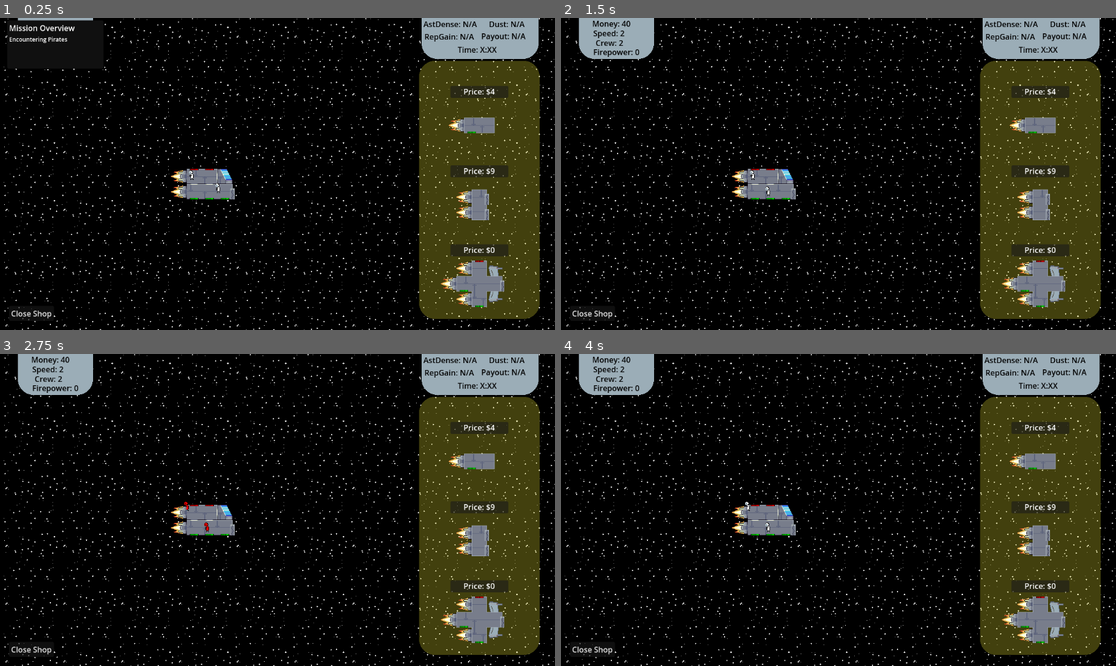
Above: before the commit, frames 1-4 (two rows, left to right).
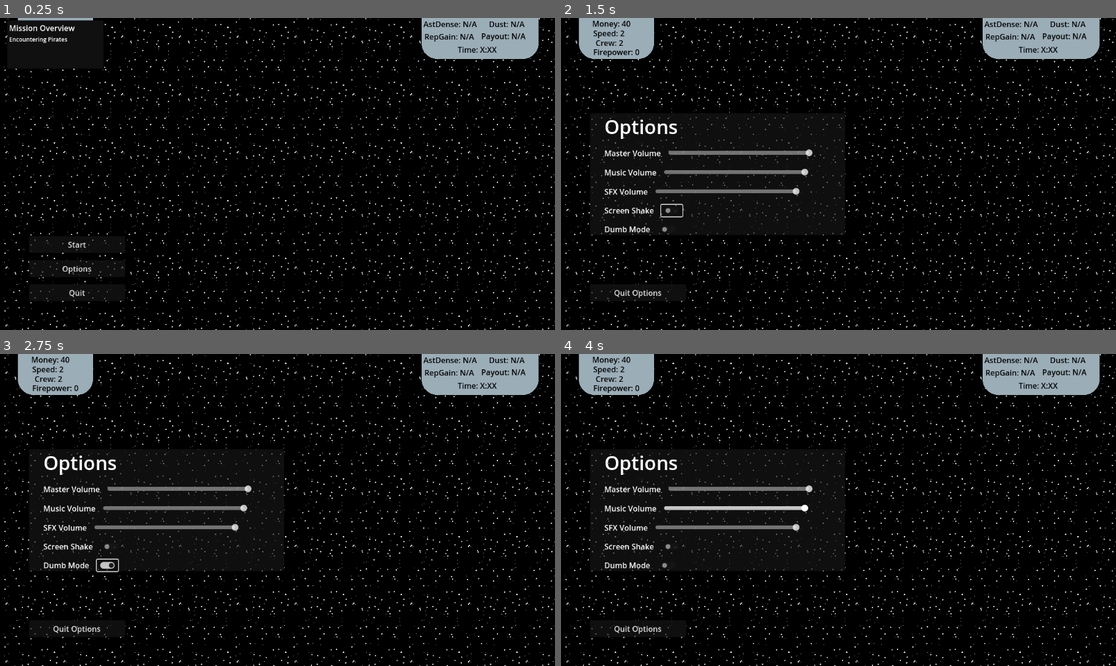
Above: after the commit, the same moments.

Repository: TreadTheDawnGames/GodotWildJam81
Game: Godot game, scene res://game.tscn
Same seed, same stepped clock (60 frames per second), same inputs: the game is played once before the commit and once after it. The engine's default icon, where the game draws it, is replaced by a stand-in: a white triangle on a blue panel in a dark square.
Inputs (mouse positions are in pixels of both pictures, inside the frame that each line leads up to):
- Up to frame 1 (0.25 s): no input
- Up to frame 2 (1.5 s): click (638, 267) at 0.5 s, where only the run after the commit has a clickable "Options"; click (672, 211) at 1.27 s
- Up to frame 3 (2.75 s): click (105, 566) at 2.02 s
- Up to frame 4 (4 s): tap Enter at 2.75 s; drag from (771, 528) to (1032, 460) at 2.77 s; tap Space at 3.5 s; drag from (788, 513) to (1032, 460) at 3.52 s

The runs differ from the first frame. In frame 1, 19% of the frame differs, in the area x 2-98%, y 13-97%; in frame 2, 21%; in frame 3, 21%; in frame 4, 21%.

Commit message:
main menu is created and we've got an options menu

Diff:
--- /dev/null
+++ b/Scenes/UI/MainMenu.tscn
@@ -0,0 +1,44 @@
+[gd_scene load_steps=2 format=3 uid="uid://dyuvros5l54cl"]
+
+[ext_resource type="Script" uid="uid://dxgyg614ibnoc" path="res://Scripts/UI/MainMenu.gd" id="1_g18y6"]
+
+[node name="MainMenu" type="Control"]
+layout_mode = 3
+anchors_preset = 15
+anchor_right = 1.0
+anchor_bottom = 1.0
+grow_horizontal = 2
+grow_vertical = 2
+script = ExtResource("1_g18y6")
+
+[node name="MainMenuContainer" type="VBoxContainer" parent="."]
+top_level = true
+layout_mode = 1
+anchors_preset = 2
+anchor_top = 1.0
+anchor_bottom = 1.0
+offset_left = 60.0
+offset_top = -195.0
+offset_right = 260.0
+offset_bottom = -60.0
+grow_vertical = 0
+theme_override_constants/separation = 15
+
+[node name="StartGameButton" type="Button" parent="MainMenuContainer"]
+custom_minimum_size = Vector2(200, 35)
+layout_mode = 2
+text = "Start"
+
+[node name="OptionsButton" type="Button" parent="MainMenuContainer"]
+custom_minimum_size = Vector2(200, 35)
+layout_mode = 2
+text = "Options"
+
+[node name="QuitGameButton" type="Button" parent="MainMenuContainer"]
+custom_minimum_size = Vector2(200, 35)
+layout_mode = 2
+text = "Quit"
+
+[connection signal="pressed" from="MainMenuContainer/StartGameButton" to="." method="_on_start_game_button_pressed"]
+[connection signal="pressed" from="MainMenuContainer/OptionsButton" to="." method="_on_options_button_pressed"]
+[connection signal="pressed" from="MainMenuContainer/QuitGameButton" to="." method="_on_quit_game_button_pressed"]
--- /dev/null
+++ b/Scenes/UI/Options.tscn
@@ -0,0 +1,137 @@
+[gd_scene load_steps=3 format=3 uid="uid://dxqfrf0bqbnlt"]
+
+[ext_resource type="Script" uid="uid://dsnt447sn7jaw" path="res://Scripts/UI/Options.gd" id="1_h8s0t"]
+[ext_resource type="Script" uid="uid://dwcsbfh4exjvp" path="res://Scripts/UI/VolumeSlider.gd" id="2_tut6h"]
+
+[node name="Options" type="Control"]
+top_level = true
+layout_mode = 3
+anchors_preset = 15
+anchor_right = 1.0
+anchor_bottom = 1.0
+grow_horizontal = 2
+grow_vertical = 2
+script = ExtResource("1_h8s0t")
+
+[node name="PanelContainer" type="PanelContainer" parent="."]
+layout_mode = 1
+anchors_preset = -1
+anchor_top = 0.5
+anchor_bottom = 0.5
+offset_left = 60.0
+offset_top = -125.0
+offset_right = 530.0
+offset_bottom = 125.0
+grow_vertical = 2
+
+[node name="Container" type="MarginContainer" parent="PanelContainer"]
+custom_minimum_size = Vector2(530, 250)
+layout_mode = 2
+size_flags_horizontal = 0
+theme_override_constants/margin_left = 30
+
+[node name="OptionsContainer" type="VBoxContainer" parent="PanelContainer/Container"]
+custom_minimum_size = Vector2(250, 0)
+layout_mode = 2
+size_flags_horizontal = 0
+theme_override_constants/separation = 15
+alignment = 1
+
+[node name="Label" type="Label" parent="PanelContainer/Container/OptionsContainer"]
+layout_mode = 2
+theme_override_font_sizes/font_size = 40
+text = "Options"
+
+[node name="VolumeContainer" type="HBoxContainer" parent="PanelContainer/Container/OptionsContainer"]
+layout_mode = 2
+theme_override_constants/separation = 15
+
+[node name="VolumeLabel" type="Label" parent="PanelContainer/Container/OptionsContainer/VolumeContainer"]
+layout_mode = 2
+text = "Master Volume"
+
+[node name="VolumeSlider" type="HSlider" parent="PanelContainer/Container/OptionsContainer/VolumeContainer"]
+unique_name_in_owner = true
+custom_minimum_size = Vector2(300, 25)
+layout_mode = 2
+max_value = 1.0
+step = 0.001
+script = ExtResource("2_tut6h")
+busName = "Master"
+
+[node name="MusicVolumeContainer" type="HBoxContainer" parent="PanelContainer/Container/OptionsContainer"]
+layout_mode = 2
+theme_override_constants/separation = 15
+
+[node name="MusicVolumeLabel" type="Label" parent="PanelContainer/Container/OptionsContainer/MusicVolumeContainer"]
+layout_mode = 2
+text = "Music Volume"
+
+[node name="MusicVolumeSlider" type="HSlider" parent="PanelContainer/Container/OptionsContainer/MusicVolumeContainer"]
+unique_name_in_owner = true
+custom_minimum_size = Vector2(300, 25)
+layout_mode = 2
+max_value = 1.0
+step = 0.001
+script = ExtResource("2_tut6h")
+busName = "Music"
+
+[node name="SFXVolumeContainer" type="HBoxContainer" parent="PanelContainer/Container/OptionsContainer"]
+layout_mode = 2
+theme_override_constants/separation = 15
+
+[node name="SFXVolumeLabel" type="Label" parent="PanelContainer/Container/OptionsContainer/SFXVolumeContainer"]
+layout_mode = 2
+text = "SFX Volume"
+
+[node name="SFXVolumeSlider" type="HSlider" parent="PanelContainer/Container/OptionsContainer/SFXVolumeContainer"]
+unique_name_in_owner = true
+custom_minimum_size = Vector2(300, 25)
+layout_mode = 2
+max_value = 1.0
+step = 0.001
+script = ExtResource("2_tut6h")
+busName = "SFX"
+
+[node name="ScreenShakeContainer" type="HBoxContainer" parent="PanelContainer/Container/OptionsContainer"]
+layout_mode = 2
+theme_override_constants/separation = 15
+
+[node name="ScreenShakeLabel" type="Label" parent="PanelContainer/Container/OptionsContainer/ScreenShakeContainer"]
+layout_mode = 2
+text = "Screen Shake"
+
+[node name="ScreenShakeToggle" type="CheckButton" parent="PanelContainer/Container/OptionsContainer/ScreenShakeContainer"]
+unique_name_in_owner = true
+layout_mode = 2
+
+[node name="DumbModeContainer" type="HBoxContainer" parent="PanelContainer/Container/OptionsContainer"]
+layout_mode = 2
+theme_override_constants/separation = 15
+
+[node name="DumbModeLabel" type="Label" parent="PanelContainer/Container/OptionsContainer/DumbModeContainer"]
+layout_mode = 2
+text = "Dumb Mode"
+
+[node name="DumbModeToggle" type="CheckButton" parent="PanelContainer/Container/OptionsContainer/DumbModeContainer"]
+unique_name_in_owner = true
+layout_mode = 2
+
+[node name="QuitOptionsButton" type="Button" parent="."]
+top_level = true
+custom_minimum_size = Vector2(200, 35)
+layout_mode = 1
+anchors_preset = -1
+anchor_left = 0.0520833
+anchor_top = 0.853395
+anchor_right = 0.225694
+anchor_bottom = 0.907407
+text = "Quit Options"
+metadata/_edit_use_anchors_ = true
+
+[connection signal="drag_ended" from="PanelContainer/Container/OptionsContainer/VolumeContainer/VolumeSlider" to="." method="_on_volume_slider_drag_ended"]
+[connection signal="drag_ended" from="PanelContainer/Container/OptionsContainer/MusicVolumeContainer/MusicVolumeSlider" to="." method="_on_music_volume_slider_drag_ended"]
+[connection signal="drag_ended" from="PanelContainer/Container/OptionsContainer/SFXVolumeContainer/SFXVolumeSlider" to="." method="_on_sfx_volume_slider_drag_ended"]
+[connection signal="toggled" from="PanelContainer/Container/OptionsContainer/ScreenShakeContainer/ScreenShakeToggle" to="." method="_on_screen_shake_toggle_toggled"]
+[connection signal="toggled" from="PanelContainer/Container/OptionsContainer/DumbModeContainer/DumbModeToggle" to="." method="_on_dumb_mode_toggle_toggled"]
+[connection signal="pressed" from="QuitOptionsButton" to="." method="_on_quit_options_button_pressed"]
--- a/Scenes/UI/SpaceMap.tscn
+++ b/Scenes/UI/SpaceMap.tscn
@@ -41,3 +41,4 @@
 stream = ExtResource("5_6hadx")
 volume_db = -26.324
 autoplay = true
+bus = &"Music"
--- a/Scenes/debug.gd
+++ b/Scenes/debug.gd
@@ -2,6 +2,10 @@
 class_name GameRoot
 
 const shopScene = preload("res://Scenes/ShipBuilder/shipyard.tscn")
+const mainMenuScene = preload("res://Scenes/UI/MainMenu.tscn")
+var mainMenu: MainMenu
+const optionsMenuScene = preload("res://Scenes/UI/Options.tscn")
+var optionsMenu: OptionsMenu
 const LEVEL = preload("res://Scenes/LevelScenes/level.tscn")
 var space_map: SpaceMap
 @onready var shipSpawnMarker: Marker2D = $playerShipSpawn
@@ -12,11 +16,30 @@
 var flightSpeed : int = 1
 
 func _ready():
+	loadGameSettings()
 	get_node("PlayerShip").EnterStorage()
 	ResetMap()
+	TransitionToMainMenu()
 	GlobalPlayerInfo.AddMoney(20)
-	TransitionToShop()
 	Background.StopScroll()
+
+func loadGameSettings():
+	var gameSettings = GameSettings.loadConfigValues()
+	var sfxBusIndex = AudioServer.get_bus_index("SFX")
+	var musicBusIndex = AudioServer.get_bus_index("Music")
+	var masterBusIndex = AudioServer.get_bus_index("Master")
+	AudioServer.set_bus_volume_db(
+		sfxBusIndex,
+		linear_to_db(gameSettings.SFX)
+	)
+	AudioServer.set_bus_volume_db(
+		musicBusIndex,
+		linear_to_db(gameSettings.Music)
+	)
+	AudioServer.set_bus_volume_db(
+		masterBusIndex,
+		linear_to_db(gameSettings.Master)
+	)
 
 func TransitionToLevel():
 	Engine.time_scale = flightSpeed
@@ -39,6 +62,23 @@
 	shop.ShopClosed.connect(TransitionToSpaceMap)
 	return
 
+func TransitionToMainMenu():
+	mainMenu = mainMenuScene.instantiate()
+	add_child(mainMenu)
+	mainMenu.StartClicked.connect(TransitionToShop)
+	mainMenu.StartClicked.connect(KillMainMenu)
+	mainMenu.OptionsClicked.connect(TransitionToOptionsMenu)
+	mainMenu.OptionsClicked.connect(KillMainMenu)
+	mainMenu.QuitGame.connect(CloseGame)
+	return
+
+func TransitionToOptionsMenu():
+	optionsMenu = optionsMenuScene.instantiate()
+	add_child(optionsMenu)
+	optionsMenu.QuitOptions.connect(TransitionToMainMenu)
+	optionsMenu.QuitOptions.connect(KillOptionsMenu)
+	return
+
 func TransitionToSpaceMap():
 	Engine.time_scale = 1
 	GlobalPlayerInfo.ShipEnterStorage()
@@ -53,3 +93,16 @@
 	space_map.cruiser.doneMoving.connect(TransitionToLevel)
 
 	return
+
+func KillMainMenu():
+	if(mainMenu):
+		mainMenu.queue_free()
+	return
+
+func KillOptionsMenu():
+	if(optionsMenu):
+		optionsMenu.queue_free()
+	return
+
+func CloseGame():
+	get_tree().quit()
--- /dev/null
+++ b/Scripts/Globals/GameSettings.gd
@@ -0,0 +1,41 @@
+extends Node
+
+# Well this was fairly easy to do, I expected myself to struggle with this lol
+# thx to this YT-Vid https://www.youtube.com/watch?v=tfqJjDw0o7Y
+
+var config = ConfigFile.new()
+const SETTINGS_FILE_PATH = 'user://settings.ini'
+
+var DUMBMODE: bool
+var SCREENSHAKE: bool
+
+func _init(screenShake: bool = true, dumbMode: bool = false) -> void:
+	DUMBMODE = dumbMode
+	SCREENSHAKE = screenShake
+
+func _ready() -> void:
+	if !FileAccess.file_exists(SETTINGS_FILE_PATH):
+		config.set_value("Volume", "Master", 1.0)
+		config.set_value("Volume", "Music", 1.0)
+		config.set_value("Volume", "SFX", 1.0)
+
+		config.set_value("Video", "ScreenShake", true)
+
+		config.set_value("Gameplay", "DumbMode", false)
+
+		config.save(SETTINGS_FILE_PATH)
+	else:
+		config.load(SETTINGS_FILE_PATH)
+
+func saveValue(category: String, key: String, value) -> void:
+	config.set_value(category, key, value)
+	config.save(SETTINGS_FILE_PATH)
+
+func loadConfigValues() -> Dictionary:
+	var settings = {}
+	var sectionsArray = config.get_sections()
+	for section in sectionsArray:
+		var sectionKeys = config.get_section_keys(section)
+		for key in sectionKeys:
+			settings[ key ] = config.get_value(section, key)
+	return settings
--- /dev/null
+++ b/Scripts/UI/MainMenu.gd
@@ -0,0 +1,19 @@
+extends Control
+class_name MainMenu
+
+signal StartClicked
+signal OptionsClicked
+signal QuitGame
+
+# Called when the node enters the scene tree for the first time.
+func _ready() -> void:
+	pass # Replace with function body.
+
+func _on_start_game_button_pressed() -> void:
+	StartClicked.emit()
+
+func _on_options_button_pressed() -> void:
+	OptionsClicked.emit()
+
+func _on_quit_game_button_pressed() -> void:
+	QuitGame.emit()
--- /dev/null
+++ b/Scripts/UI/Options.gd
@@ -0,0 +1,33 @@
+extends Control
+class_name OptionsMenu
+
+signal QuitOptions
+
+func _ready() -> void:
+	var gameSettings = GameSettings.loadConfigValues()
+	%DumbModeToggle.button_pressed = gameSettings.DumbMode
+	%ScreenShakeToggle.button_pressed = gameSettings.ScreenShake
+	%SFXVolumeSlider.value = gameSettings.SFX
+	%MusicVolumeSlider.value = gameSettings.Music
+	%VolumeSlider.value = gameSettings.Master
+
+func _on_quit_options_button_pressed() -> void:
+	QuitOptions.emit()
+
+func _on_screen_shake_toggle_toggled(toggled_on: bool) -> void:
+	GameSettings.saveValue("Video", "ScreenShake", toggled_on)
+
+func _on_dumb_mode_toggle_toggled(toggled_on: bool) -> void:
+	GameSettings.saveValue("Gameplay", "DumbMode", toggled_on)
+
+func _on_sfx_volume_slider_drag_ended(value_changed: bool) -> void:
+	if value_changed:
+		GameSettings.saveValue("Volume", "SFX", %SFXVolumeSlider.value)
+
+func _on_music_volume_slider_drag_ended(value_changed: bool) -> void:
+	if value_changed:
+		GameSettings.saveValue("Volume", "Music", %MusicVolumeSlider.value)
+
+func _on_volume_slider_drag_ended(value_changed: bool) -> void:
+	if value_changed:
+		GameSettings.saveValue("Volume", "Master", %VolumeSlider.value)
--- a/Scripts/UI/PointMapGenerator.gd
+++ b/Scripts/UI/PointMapGenerator.gd
@@ -24,6 +24,7 @@
 var dictOfPoints: Dictionary = {}
 var dictOfIds: Dictionary = {}
 var dictOfLevelInfos: Dictionary = {} #uses the points as indices for the levelinfo
+var gameSettings: Dictionary
 
 func _ready() -> void:
 	randomize()
@@ -33,6 +34,7 @@
 	nebAstLineHighlighter = $"../nebAstLineHighlighter"
 	astLineHighlighter = $"../astLineHighlighter"
 	nebLineHighlighter = $"../nebLineHighlighter"
+	gameSettings = GameSettings.loadConfigValues()
 	makeMap()
 
 
@@ -117,7 +119,7 @@
 	var pointPosition: Vector2 = point.global_position + randAmtToAdd()
 	var isAsteroidRoute: bool = decideOnMapGoodieAfterHalfwayPoint( point.global_position, 30 )
 	var hasNebula: bool = decideOnMapGoodieAfterHalfwayPoint( point.global_position, 20 )
-	var levelInfo = LevelInfo.generateRandomLevel( hasNebula, pointPosition, isAsteroidRoute, false )
+	var levelInfo = LevelInfo.generateRandomLevel( hasNebula, pointPosition, isAsteroidRoute, gameSettings.DumbMode )
 	levelInfo.Nebula = hasNebula
 	levelInfo.AsteroidRoute = isAsteroidRoute
 	var popupText = levelInfo.makePopupText( levelInfo.TimeToReach, levelInfo.Reputation, levelInfo.SpaceDust, levelInfo.Pirates, levelInfo.AsteroidDensity, levelInfo.Nebula )
--- /dev/null
+++ b/Scripts/UI/VolumeSlider.gd
@@ -0,0 +1,18 @@
+extends HSlider
+
+@export var busName: String
+
+var busIndex: int
+
+func _ready() -> void:
+	busIndex = AudioServer.get_bus_index(busName)
+	value_changed.connect(onValueChanged)
+	value = db_to_linear(
+		AudioServer.get_bus_volume_db(busIndex)
+	)
+
+func onValueChanged(value: float) -> void:
+	AudioServer.set_bus_volume_db(
+		busIndex,
+		linear_to_db(value)
+	)
--- /dev/null
+++ b/default_bus_layout.tres
@@ -0,0 +1,15 @@
+[gd_resource type="AudioBusLayout" format=3 uid="uid://by0p8wp1q42ut"]
+
+[resource]
+bus/1/name = &"Music"
+bus/1/solo = false
+bus/1/mute = false
+bus/1/bypass_fx = false
+bus/1/volume_db = 0.0
+bus/1/send = &"Master"
+bus/2/name = &"SFX"
+bus/2/solo = false
+bus/2/mute = false
+bus/2/bypass_fx = false
+bus/2/volume_db = 0.0
+bus/2/send = &"Master"
--- a/project.godot
+++ b/project.godot
@@ -21,6 +21,7 @@
 Popups="*res://Scenes/UI/Popups.tscn"
 Global="*res://Scripts/global.gd"
 Background="*res://Scenes/ParalaxBackground.tscn"
+GameSettings="*res://Scripts/Globals/GameSettings.gd"
 
 [input]
 
Not shown: 1 places in Scenes/ShipBuilder/shipyard.tscn that only renumber resources
Not shown, added: Scripts/Globals/GameSettings.gd.uid
Not shown, added: Scripts/UI/MainMenu.gd.uid
Not shown, added: Scripts/UI/Options.gd.uid
Not shown, added: Scripts/UI/VolumeSlider.gd.uid
Not shown: 1 places in game.tscn that only renumber resources
